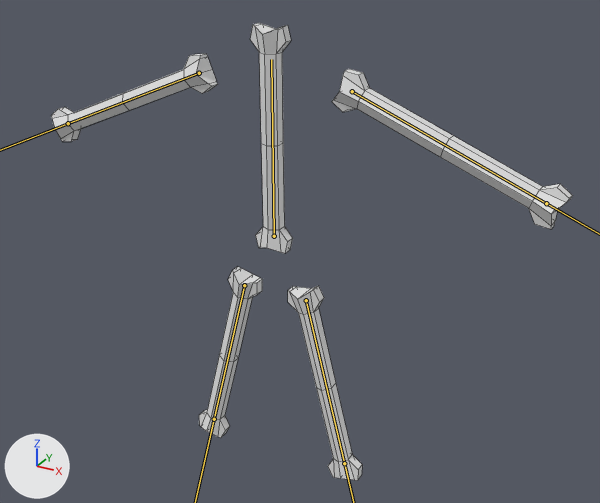
Renders of the FBX model Assets/fbx/Boner.fbx from each side of a commit.
Before and after are seen from a camera (50 mm lens) standing at (0.844, -1.42, 1.249) and looking at (0.065, -0.003, 0.54). The lights are fixed; the arrows at lower left show +X, +Y and +Z. The bones that bend it are drawn over the model as lines. Mesh edges are drawn as thin lines.
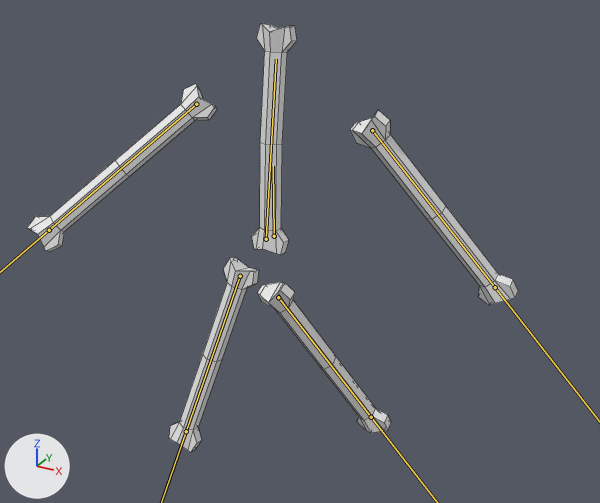
The newer file adds an action. The first version stands in its rest pose; the second is drawn at frame 1 of the action 'Armature|Walk'.

What the commit changed:
Bone 'Bone' (bone_bone) moves from (0.0, 0.0, 0.0) to (-0.008, -0.001, 0.02).
Bone 'Bone' (bone_bone) turns from (0, 0, 0) to (-8, 0, 0) degrees about its own x, y and z.
Bone 'Bone.003.L' (bone_bone_003_l) moves from (0.0, 0.0, 0.0) to (0.046, 0.072, 0.008).
Bone 'Bone.003.L' (bone_bone_003_l) turns from (0, 0, 0) to (-22, 14, -35) degrees about its own x, y and z.
Bone 'Bone.003.R' (bone_bone_003_r) moves from (0.0, 0.0, 0.0) to (-0.058, 0.033, 0.007).
Bone 'Bone.003.R' (bone_bone_003_r) turns from (0, 0, 0) to (30, -1, 28) degrees about its own x, y and z.
Bone 'Bone.002.L' (bone_bone_002_l) moves from (0.0, 0.0, 0.0) to (0.021, -0.037, 0.068).
Bone 'Bone.002.L' (bone_bone_002_l) turns from (0, 0, 0) to (-23, 7, 7) degrees about its own x, y and z.
Bone 'Bone.002.R' (bone_bone_002_r) moves from (0.0, 0.0, 0.0) to (0.004, -0.034, 0.024).
Bone 'Bone.002.R' (bone_bone_002_r) turns from (0, 0, 0) to (14, 3, 1) degrees about its own x, y and z.

Location of each change, [x1, y1, x2, y2] in pixels of the pictures (600 x 503 px):
'Cylinder.001', posed (6% shorter): before [51, 23, 573, 480]; after [27, 23, 518, 452]
bone 'Bone', root to tip: before (274, 236) to (271, 59); after (266, 239) to (276, 59)
bone 'Bone.003.L', root to tip: before (352, 91) to (546, 203); after (372, 130) to (495, 287)
bone 'Bone.003.R', root to tip: before (199, 73) to (68, 123); after (196, 104) to (49, 230)
bone 'Bone.002.L', root to tip: before (306, 300) to (344, 463); after (278, 297) to (371, 417)
bone 'Bone.002.R', root to tip: before (244, 285) to (214, 419); after (240, 276) to (186, 431)
